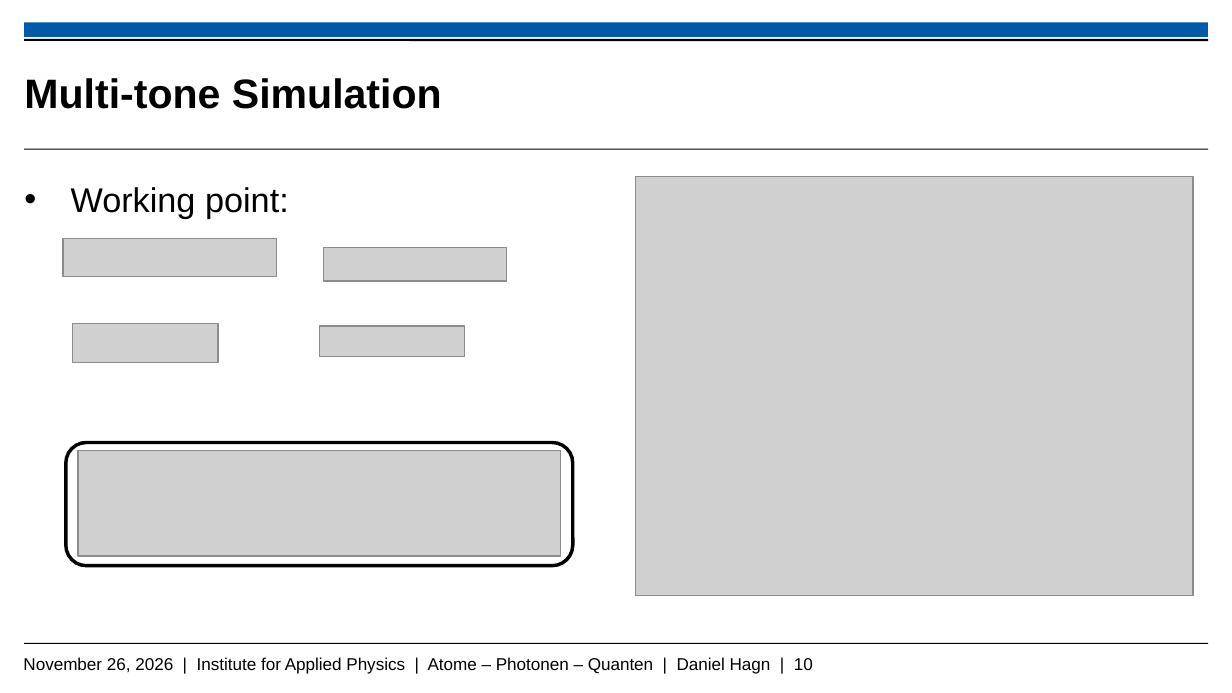
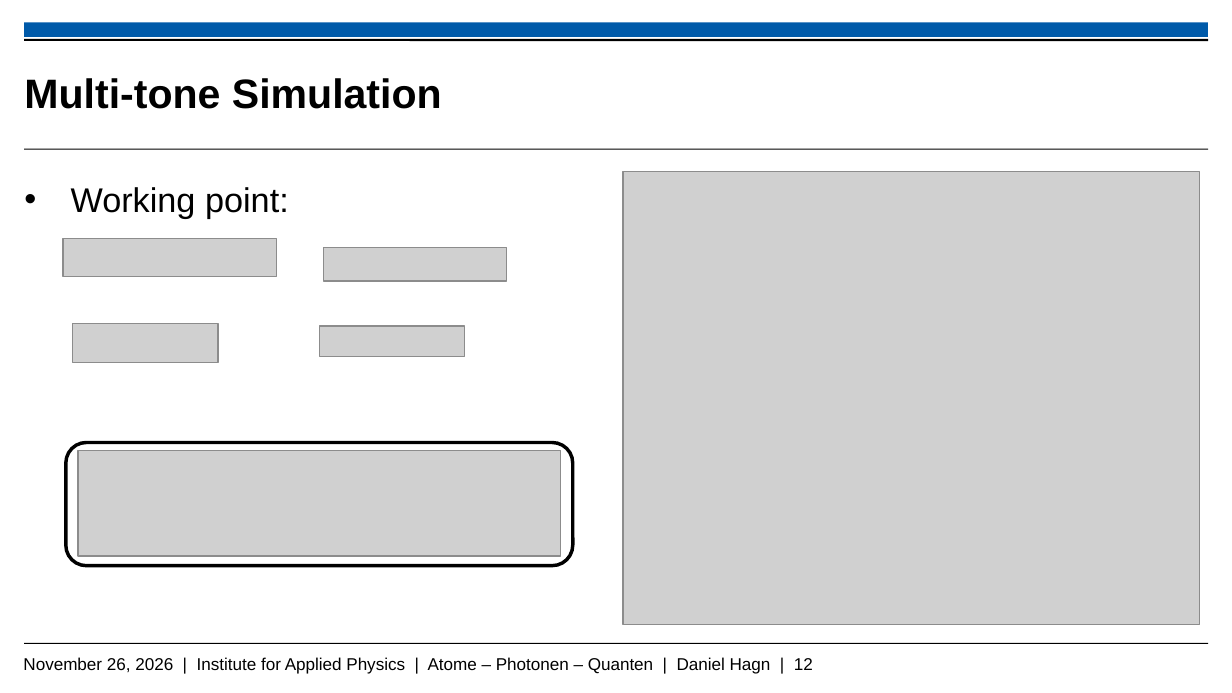
Before and after one commit to Daniel-Hagn-physik/Masterthesis_Backup, a slide deck: slide 12 of Hagn_Daniel_Mastervortrag.pptx (slide 10 before the commit). Drawn at 1232x693 pixels with LibreOffice and Linux fonts; fonts in the diff are those of the drawing; grey boxes stand for pictures; background and template pictures are left out. Boxes give left, top, right and bottom in pixels: in the first picture for what was removed or moved away, otherwise in the second. Text is boxed around its words. In the diff, an @@ line names an element or a change of style, - is before the commit and + after.

```diff
--- a/Hagn_Daniel_Mastervortrag.pptx
+++ b/Hagn_Daniel_Mastervortrag.pptx
@@ picture: place and size @@
-picture at bbox=[636, 176, 1194, 595]
+picture at bbox=[623, 172, 1200, 625]
@@ text at bbox=[23, 657, 813, 674]: text changed @@
-November 26, 2026 | Institute for Applied Physics | Atome – Photonen – Quanten | Daniel Hagn | 10
+November 26, 2026 | Institute for Applied Physics | Atome – Photonen – Quanten | Daniel Hagn | 12
```
Also in this commit, not shown: 11 other slides changed, 6 slides added, 7 slides removed.
